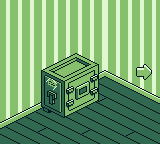
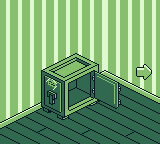
Revision of a layered 160 x 144 image; what changed, layer by layer:
added layer "SafeOpen" above "Safe" over [57, 71, 121, 120]
hid "Safe", painted on it over [57, 71, 99, 120]
